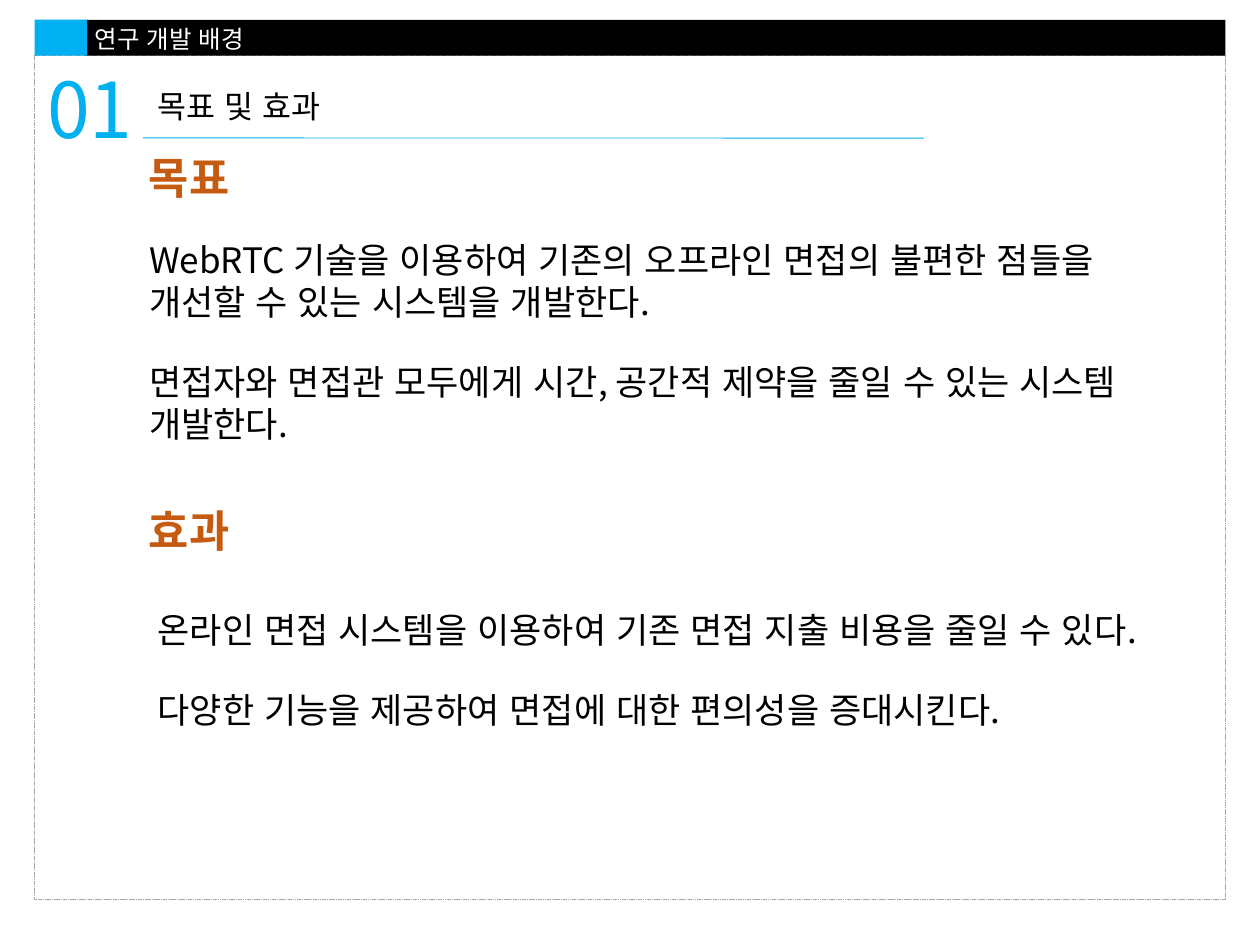
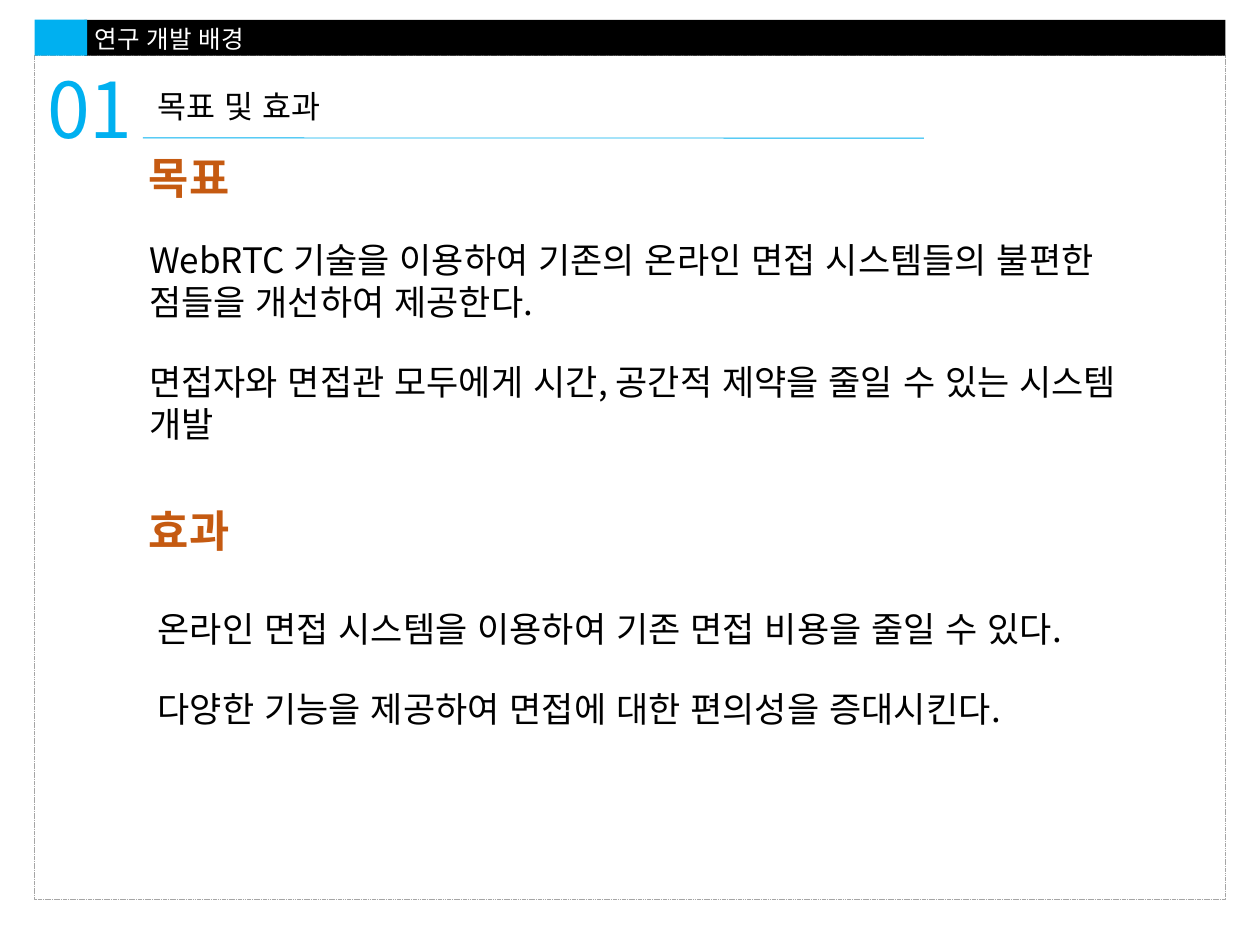
Before and after one commit to mwan91/-----------, a slide deck: slide 4 of 최종)온라인 화상 면접 웹애플리케이션.pptx. Drawn at 1260x945 pixels with LibreOffice and Linux fonts; fonts in the diff are those of the drawing. Boxes give left, top, right and bottom in pixels: in the first picture for what was removed or moved away, otherwise in the second. Text is boxed around its words. In the diff, an @@ line names an element or a change of style, - is before the commit and + after.

Commit message:
화상 면접 제안서
화상 면접 제안서

```diff
--- a/최종)온라인 화상 면접 웹애플리케이션.pptx
+++ b/최종)온라인 화상 면접 웹애플리케이션.pptx
@@ text at box(149, 244, 1116, 440): text changed @@
-WebRTC 기술을 이용하여 기존의 오프라인 면접의 불편한 점들을 개선할 수 있는 시스템을 개발한다.
-면접자와 면접관 모두에게 시간, 공간적 제약을 줄일 수 있는 시스템 개발한다.
+WebRTC 기술을 이용하여 기존의 온라인 면접 시스템들의 불편한 점들을 개선하여 제공한다.
+면접자와 면접관 모두에게 시간, 공간적 제약을 줄일 수 있는 시스템 개발
@@ text at box(158, 613, 1063, 645): text changed @@
-온라인 면접 시스템을 이용하여 기존 면접 지출 비용을 줄일 수 있다.
+온라인 면접 시스템을 이용하여 기존 면접 비용을 줄일 수 있다.
```
Also in this commit, not shown: 4 other slides changed, 1 slide removed.
